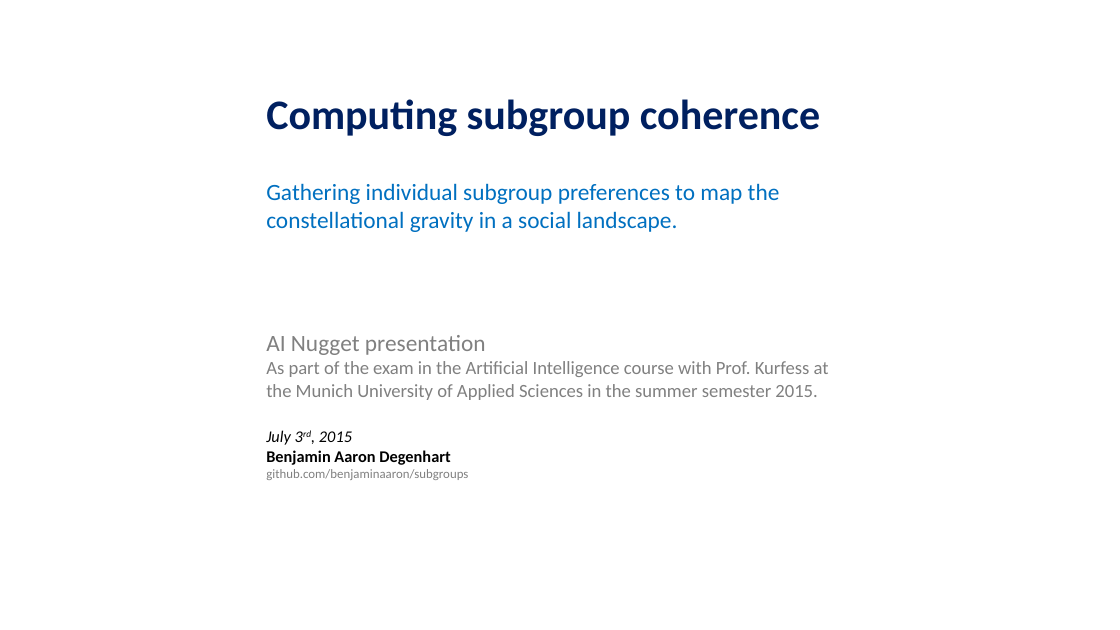
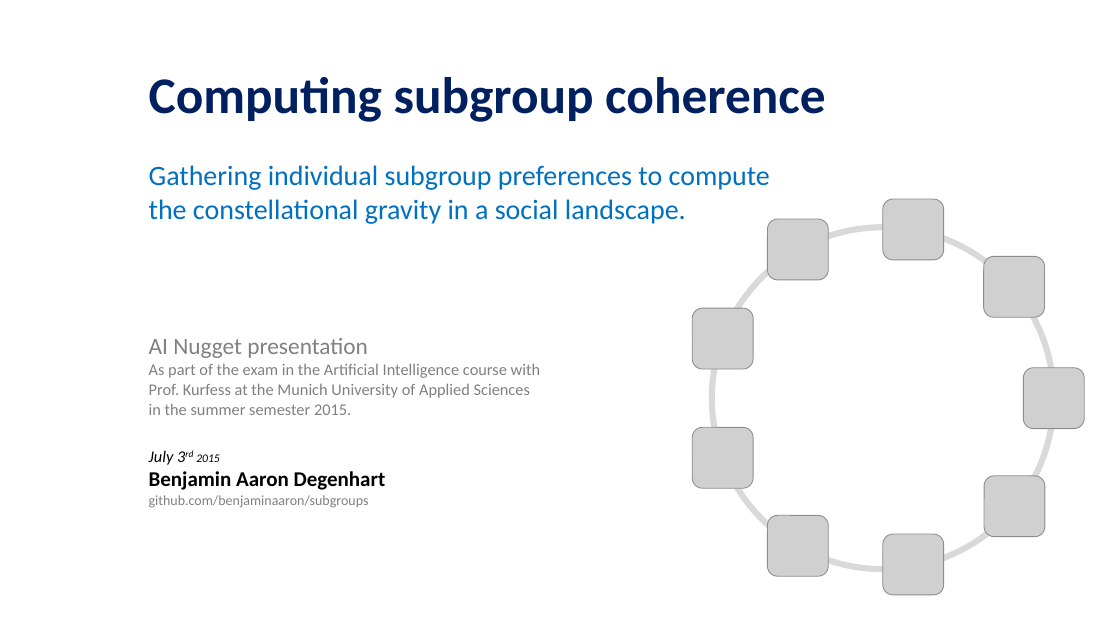
Before and after one commit to benjaminaaron/subgroups, a slide deck: slide 1 of presentation/presentation.pptx. Drawn at 1120x630 pixels with LibreOffice and Linux fonts; fonts in the diff are those of the drawing; grey boxes stand for pictures. Boxes give left, top, right and bottom in pixels: in the first picture for what was removed or moved away, otherwise in the second. Text is boxed around its words. In the diff, an @@ line names an element or a change of style, - is before the commit and + after.

```diff
--- a/presentation/presentation.pptx
+++ b/presentation/presentation.pptx
@@ text "Computing subgroup coherence": place and size @@
-text "Computing subgroup coherence" at <box>266,99,829,480</box>
+text "Computing subgroup coherence" at <box>149,77,825,508</box>
@@ text at <box>149,77,825,508</box>: size 36 to 44 pt in "Computing subgroup coherence"; size 14 to 18 pt in "Benjamin Aaron Degenhart"; size 11 to 12 pt in "github.com/benjaminaaron/subgroups" @@
@@ text at <box>149,165,770,224</box>: text changed; size 20 to 24 pt @@
-Gathering individual subgroup preferences to map the constellational gravity in a social landscape.
+Gathering individual subgroup preferences to compute
+the constellational gravity in a social landscape.
@@ text at <box>149,363,541,465</box>: text changed; size 16 to 14 pt @@
-As part of the exam in the Artificial Intelligence course with Prof. Kurfess at
-the Munich University of Applied Sciences in the summer semester 2015.
-July 3rd, 2015
+As part of the exam in the Artificial Intelligence course with
+Prof. Kurfess at the Munich University of Applied Sciences
+in the summer semester 2015.
+July 3rd 2015
@@ group added at <box>692,199,1084,595</box>: 9 pictures, 1 ellipse @@
```
Also in this commit, not shown: 1 other slide changed, 7 slides added, 2 slides removed, 1 other file.
